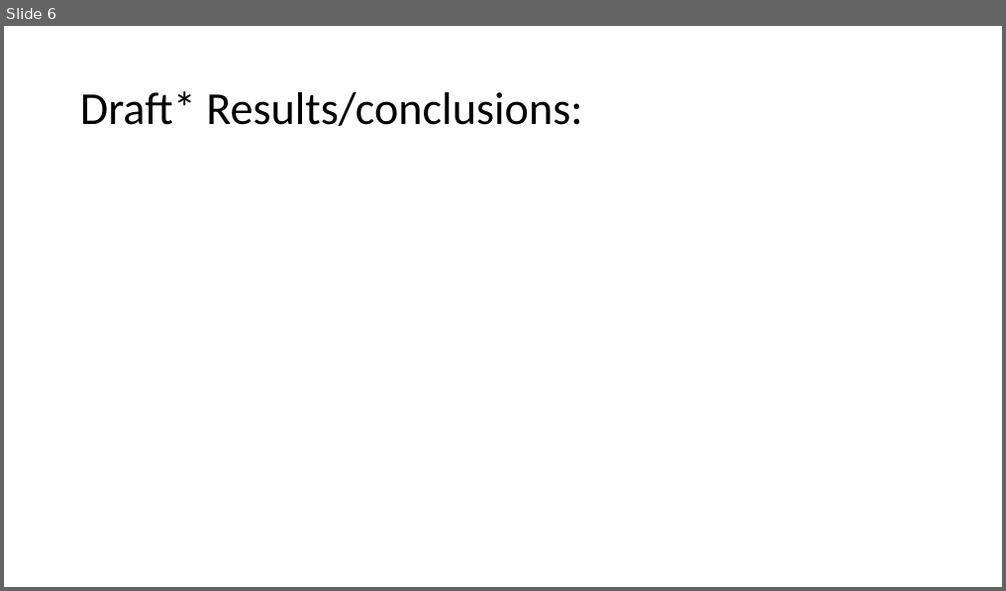
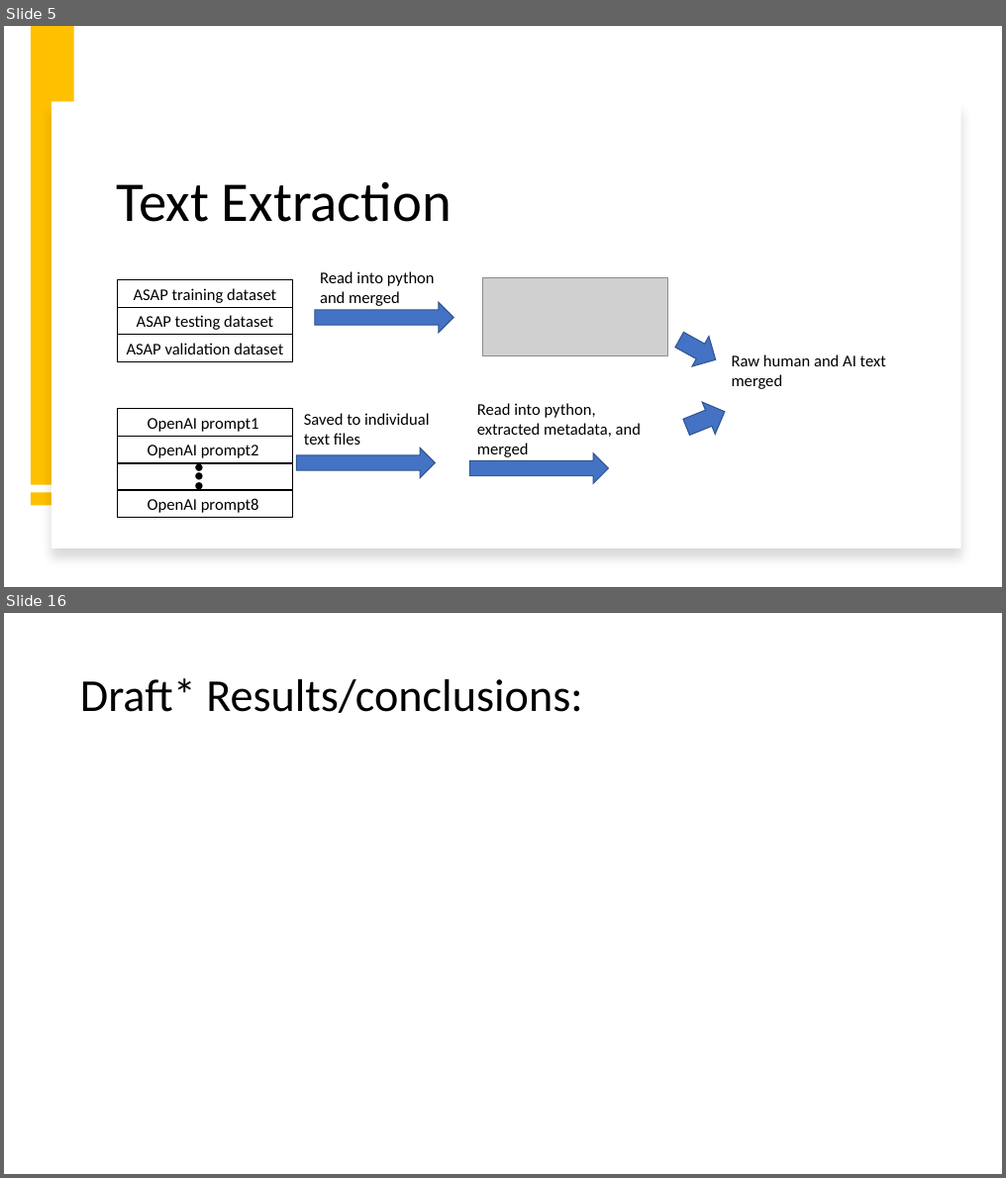
Before and after one commit to christiebarron/aiTextDetector, a slide deck: projectPlanning/project1Presentation.pptx. Shown one above the other, each under a label of ours: slide 6 before the commit, slides 5 and 16 after it; the slides between them are not shown. The pictures are 1006x591 and 1006x1178 pixels, drawn with LibreOffice and Linux fonts; fonts in the diff are those of the drawing; grey boxes stand for pictures. Boxes give left, top, right and bottom in pixels: in the first picture for what was removed or moved away, otherwise in the second. Text is boxed around its words. In the diff, an @@ line names an element or a change of style, - is before the commit and + after.

```diff
--- a/projectPlanning/project1Presentation.pptx
+++ b/projectPlanning/project1Presentation.pptx
@@ slide 5 added at (x1=4, y1=26, x2=1002, y2=587), background #FFFFFF @@
@@ rectangle added at (x1=31, y1=26, x2=74, y2=485), fill #FFC000 @@
@@ rectangle added at (x1=52, y1=101, x2=960, y2=549), fill #FFFFFF @@
@@ title added at (x1=117, y1=182, x2=451, y2=222), 54 pt, text #000000 @@
+Text Extraction
@@ rectangle added at (x1=118, y1=280, x2=293, y2=308), outline #000000 0.75 pt, 15.8 pt, text #000000 @@
+ASAP training dataset
@@ text added at (x1=320, y1=272, x2=435, y2=306), 15.8 pt, text #000000 @@
+Read into python and merged
@@ picture added at (x1=483, y1=278, x2=667, y2=357) @@
@@ rectangle added at (x1=118, y1=307, x2=293, y2=335), outline #000000 0.75 pt, 15.8 pt, text #000000 @@
+ASAP testing dataset
@@ right arrow added at (x1=315, y1=302, x2=453, y2=332), fill #4472C4, outline #325491 1 pt @@
@@ rectangle added at (x1=118, y1=335, x2=293, y2=363), outline #000000 0.75 pt, 15.8 pt, text #000000 @@
+ASAP validation dataset
@@ right arrow added at (x1=671, y1=325, x2=724, y2=375), fill #4472C4, outline #325491 1 pt @@
@@ text added at (x1=732, y1=355, x2=886, y2=389), 15.8 pt, text #000000 @@
+Raw human and AI text merged
@@ rectangle added at (x1=118, y1=409, x2=293, y2=437), outline #000000 0.75 pt, 15.8 pt, text #000000 @@
+OpenAI prompt1
@@ text added at (x1=477, y1=403, x2=641, y2=458), 15.8 pt, text #000000 @@
+Read into python, extracted metadata, and merged
@@ right arrow added at (x1=680, y1=396, x2=732, y2=444), fill #4472C4, outline #325491 1 pt @@
@@ rectangle added at (x1=118, y1=436, x2=293, y2=464), outline #000000 0.75 pt, 15.8 pt, text #000000 @@
+OpenAI prompt2
@@ text added at (x1=304, y1=413, x2=429, y2=445), 15.8 pt, text #000000 @@
+Saved to individual text files
@@ rectangle added at (x1=118, y1=464, x2=293, y2=490), outline #000000 0.75 pt @@
@@ ellipse added at (x1=196, y1=465, x2=202, y2=471), fill #000000, outline #000000 1 pt @@
@@ right arrow added at (x1=297, y1=448, x2=436, y2=478), fill #4472C4, outline #325491 1 pt @@
@@ right arrow added at (x1=469, y1=454, x2=608, y2=483), fill #4472C4, outline #325491 1 pt @@
@@ rectangle added at (x1=31, y1=492, x2=74, y2=505), fill #FFC000 @@
@@ rectangle added at (x1=118, y1=491, x2=293, y2=519), outline #000000 0.75 pt, 15.8 pt, text #000000 @@
+OpenAI prompt8
@@ ellipse added at (x1=196, y1=473, x2=202, y2=479), fill #000000, outline #000000 1 pt @@
@@ ellipse added at (x1=196, y1=483, x2=202, y2=489), fill #000000, outline #000000 1 pt @@
@@ what was slide 6 is now slide 16 @@
```
Also in this commit, not shown: 4 slides changed, 10 other slides added, 1 slide removed, 13 other files.
